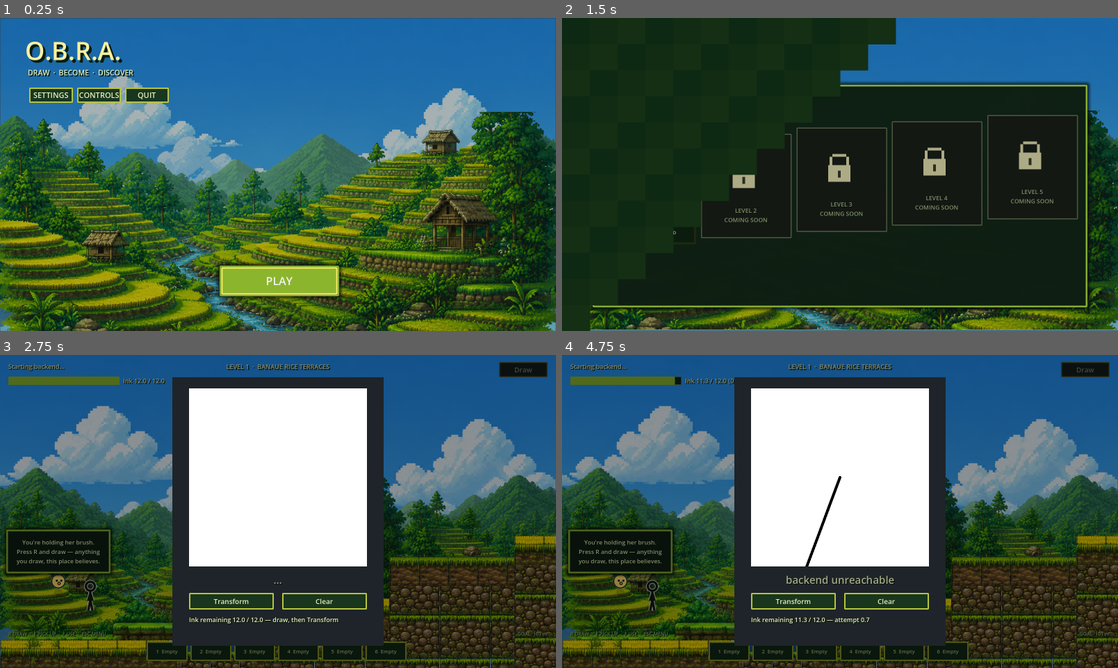
Above: before the commit, frames 1-4 (two rows, left to right).
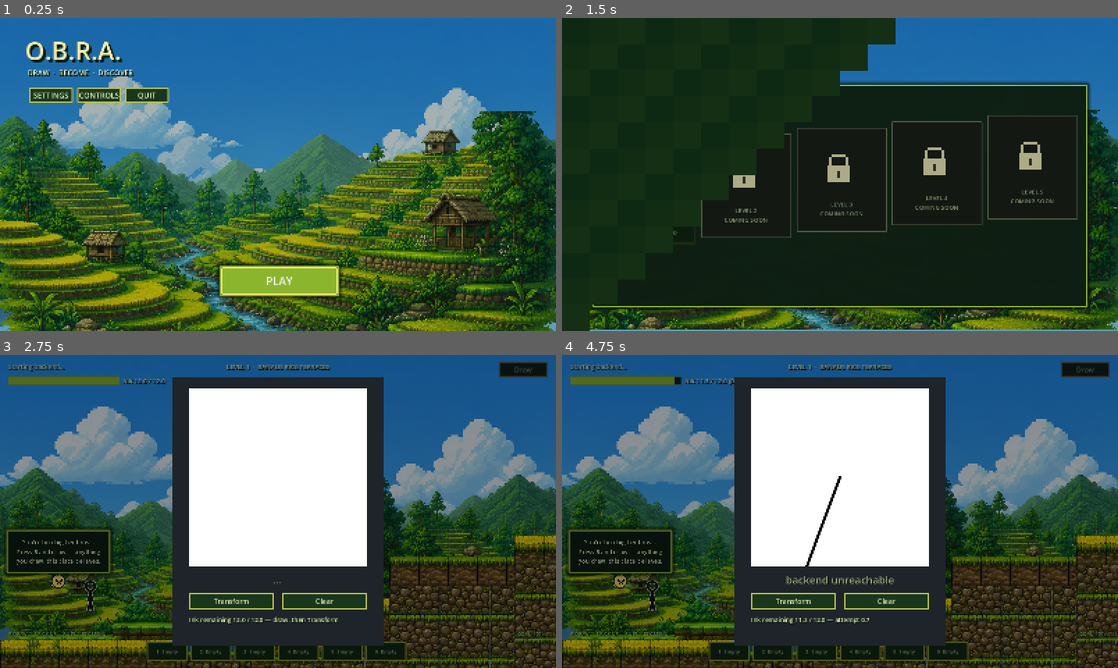
Above: after the commit, the same moments.

Repository: hyuuuan/OBRA
Game: Godot game, scene res://ui/main_menu.tscn
Two runs of this game, one before a commit and one after it. Both use one fixed random seed, a clock stepped at 60 frames per second and the inputs below.
Inputs (mouse positions are in pixels of both pictures, inside the frame that each line leads up to):
- Up to frame 1 (0.25 s): no input
- Up to frame 2 (1.5 s): click "PLAY" at 0.5 s; click "LEVEL 1" at 1.25 s
- Up to frame 3 (2.75 s): tap R (redraw) at 2 s; move the mouse to (400, 495) at 2.02 s; hold D (move_right) from 2.03 s (still down); hold Space (jump) from 2.03 s (still down); click (400, 495) at 2.17 s
- Up to frame 4 (4.75 s): release D (move_right) at 2.75 s; release Space (jump) at 2.75 s; click "Transform" at 2.75 s; click "Clear" at 3.5 s; tap R (redraw) at 4.25 s; drag from (840, 477) to (778, 646) at 4.27 s

The runs differ from the first frame. In frame 1, 9.8% of the frame differs, in the area x 0-100%, y 0-100%; in frame 2, 3.3%; in frame 3, 5.2%; in frame 4, 5.5%.

Commit message:
Make water behave like water, and stop fullscreen cutting the screen off
WATER DID NOTHING. WaterArea2D exported buoyancy, linear_drag and angular_drag and then
never read any of them: the whole class was a blue rectangle that tagged whatever stood
in it. So a drawn boat did not float, a dropped anvil did not sink, and the player
strolled through a paddy at walking pace -- which quietly made a drawn boat pointless
and a swimmer morph a novelty rather than a way past anything. It applies real lift now,
scaled by how deep a body is, which is what makes a surface a surface: barely in gets
barely pushed, fully under gets pushed enough to rise, and something heavy still loses.

The wanderer wades instead of walking. Water costs most of its speed, pulls it steadily
down and leaves it barely able to jump out, so a shallow paddy is crossable on foot and
deep water is not -- which is the whole reason to draw something that floats or
something that swims.

The fish held whatever depth it entered at, because swimming zeroed its gravity outright.
It is slightly heavier than the water now, so letting go of the stick sinks it and
holding a direction beats that easily. A fish that hangs motionless at the surface is a
sprite; one that sinks when you stop is a fish.

AND FULLSCREEN JUST HANDED THE GAME THE MONITOR'S RESOLUTION. There were no stretch
settings at all, so on any screen shorter in proportion than 16:9 the bottom of the
drawing panel and the inventory bar simply fell off the edge. keep_height guarantees the
authored 900px of height is on screen whatever the aspect, and a wider monitor sees more
of the level sideways, which is what a side-scroller wants anyway.

NOT VERIFIED IN A LIVE SCENE. The suites are green and the level's own water areas are
built from the scene file, but the harness I wrote to prove the lift, the wade and the
sink kept mis-constructing its WaterArea2D and I could not get a trustworthy reading
from it. The numbers here are reasoned, not measured, and the three of them want a
playtest before they are believed.

Diff:
--- a/game/project.godot
+++ b/game/project.godot
@@ -33,6 +33,13 @@
 
 window/size/viewport_width=1600
 window/size/viewport_height=900
+; Fullscreen used to just hand the game the monitor's own resolution, so on any screen
+; shorter in proportion than 16:9 the bottom of the drawing panel and the inventory bar
+; simply fell off the edge. keep_height guarantees the full authored 900px of height is
+; always on screen whatever the aspect; a wider monitor sees more of the level sideways,
+; which is what a side-scroller wants anyway.
+window/stretch/mode="canvas_items"
+window/stretch/aspect="keep_height"
 
 [gui]
 
--- a/game/scripts/playable_entity.gd
+++ b/game/scripts/playable_entity.gd
@@ -337,7 +337,11 @@
 
 func _drive_fish(body: ActiveRigBody2D, input_vector: Vector2) -> String:
 	if is_in_water():
-		_set_rig_gravity(0.0)
+		# Slightly heavier than the water, so a fish that stops swimming SINKS instead of
+		# hanging wherever it happened to enter. Holding a direction beats it easily --
+		# that is the difference between a fish in water and a sprite pinned to the
+		# surface, which is what zero gravity here made it.
+		_set_rig_gravity(0.06)
 		body.linear_damp = 1.5
 		if input_vector.length() > 1.0:
 			input_vector = input_vector.normalized()
--- a/game/scripts/wanderer.gd
+++ b/game/scripts/wanderer.gd
@@ -32,6 +32,13 @@
 const CLIMB_RELEASE := 120.0
 ## An open umbrella is a parachute you are holding.
 const UMBRELLA_FALL_LIMIT := 190.0
+
+## Wading. Deep water is meant to stop a walker, so it costs most of your speed, pulls
+## you steadily down, and leaves you barely able to jump out of it.
+const WADE_DRAG := 0.55
+const WADE_SINK := 0.42
+const WADE_SINK_SPEED := 120.0
+const WADE_JUMP := 0.45
 
 @onready var _figure: Node2D = $Figure
 
@@ -87,6 +94,16 @@
 		if Input.is_action_just_pressed(&"jump"):
 			end_ladder()
 			velocity.y = JUMP_VELOCITY
+	elif is_in_water():
+		# WADING, NOT WALKING. Water used to be scenery you strolled through at full
+		# speed, which made a drawn boat pointless and a swimmer morph a novelty. It
+		# drags now, and it pulls you down: you can cross a shallow paddy on foot and
+		# you cannot cross deep water, which is the whole reason to draw something that
+		# floats or something that swims.
+		velocity.x *= WADE_DRAG
+		velocity.y = minf(velocity.y + _gravity * WADE_SINK * delta, WADE_SINK_SPEED)
+		if Input.is_action_just_pressed(&"jump"):
+			velocity.y = JUMP_VELOCITY * WADE_JUMP
 	elif is_on_floor():
 		if Input.is_action_just_pressed(&"jump"):
 			velocity.y = JUMP_VELOCITY
--- a/game/scripts/water_area_2d.gd
+++ b/game/scripts/water_area_2d.gd
@@ -27,6 +27,29 @@
 func _process(delta: float) -> void:
 	_ripple_phase = fmod(_ripple_phase + delta * 18.0, 32.0)
 	queue_redraw()
+
+
+## Water that does nothing is a blue rectangle. `buoyancy` and the two drag numbers
+## were declared and then never read by anything, so a drawn boat did not float, a
+## dropped anvil did not sink, and the only thing water meant was a flag saying you
+## were standing in it.
+##
+## Lift scales with how deep a body is, which is what makes the surface a surface: a
+## body barely in gets barely pushed, one fully under gets pushed hard enough to rise,
+## and something heavy still loses. Drag is what stops all of that oscillating.
+func _physics_process(_delta: float) -> void:
+	var surface_y := global_position.y - surface_size.y * 0.5
+	for node in get_overlapping_bodies():
+		var body := node as RigidBody2D
+		if body == null or body.freeze:
+			continue
+		var depth := clampf((body.global_position.y - surface_y) / maxf(1.0, surface_size.y), 0.0, 1.0)
+		if depth <= 0.0:
+			continue
+		var gravity_pull := float(ProjectSettings.get_setting("physics/2d/default_gravity", 980.0))
+		body.apply_central_force(Vector2(0.0, -gravity_pull * buoyancy * depth * body.mass))
+		body.apply_central_force(-body.linear_velocity * linear_drag * body.mass)
+		body.apply_torque(-body.angular_velocity * angular_drag * body.mass)
 
 
 func _draw() -> void:
Not shown, added: game/tests/run_behaviour_audit.gd.uid
